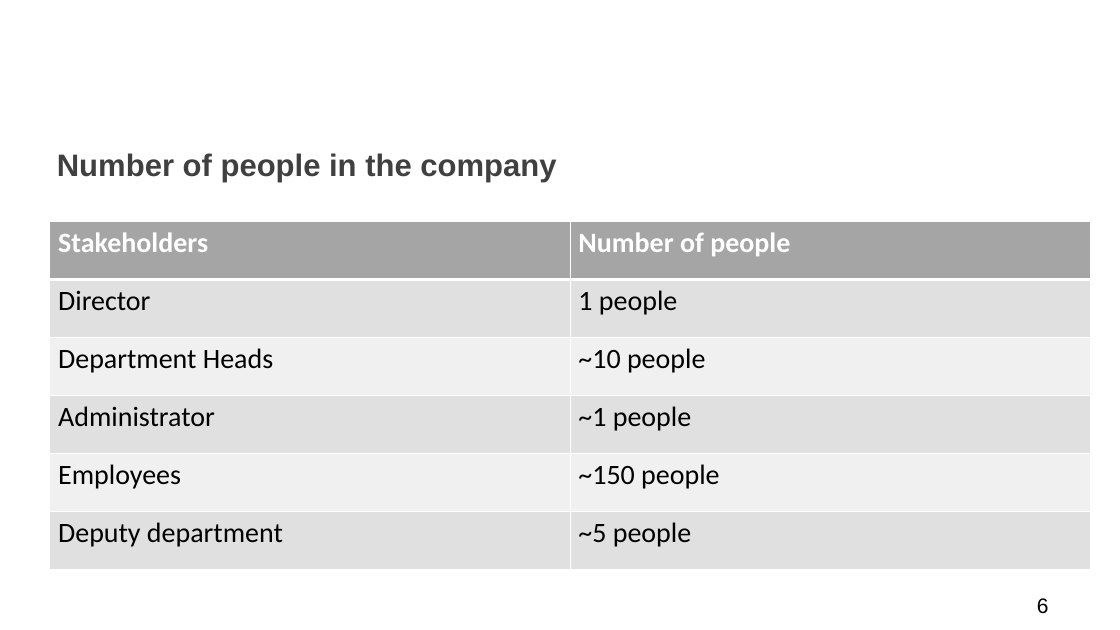
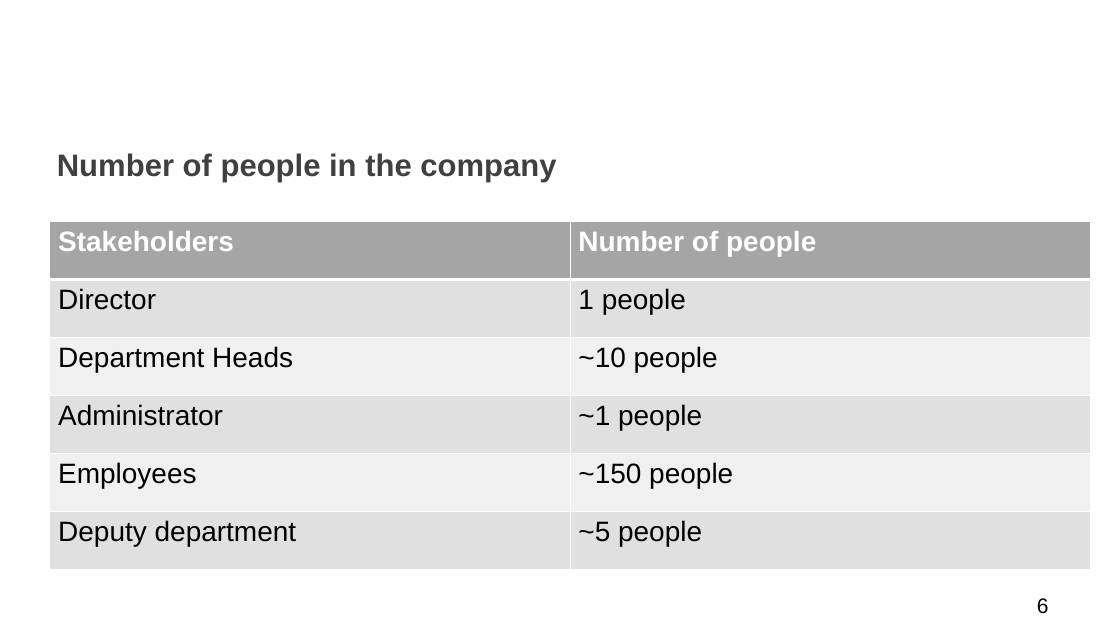
Before and after one commit to DamianHuynh/Capstone-Project, a slide deck: slide 6 of Improgress/PM-3.pptx. Drawn at 1120x630 pixels with LibreOffice and Linux fonts; fonts in the diff are those of the drawing; background and template pictures are left out. Boxes give left, top, right and bottom in pixels: in the first picture for what was removed or moved away, otherwise in the second. Text is boxed around its words. In the diff, an @@ line names an element or a change of style, - is before the commit and + after.

```diff
--- a/Improgress/PM-3.pptx
+++ b/Improgress/PM-3.pptx
@@ table at (x1=50, y1=222, x2=1090, y2=570) @@
@@ font Calibri to Arial @@
```
Also in this commit, not shown: 3 other slides changed, 3 slides added, 1 slide removed.
